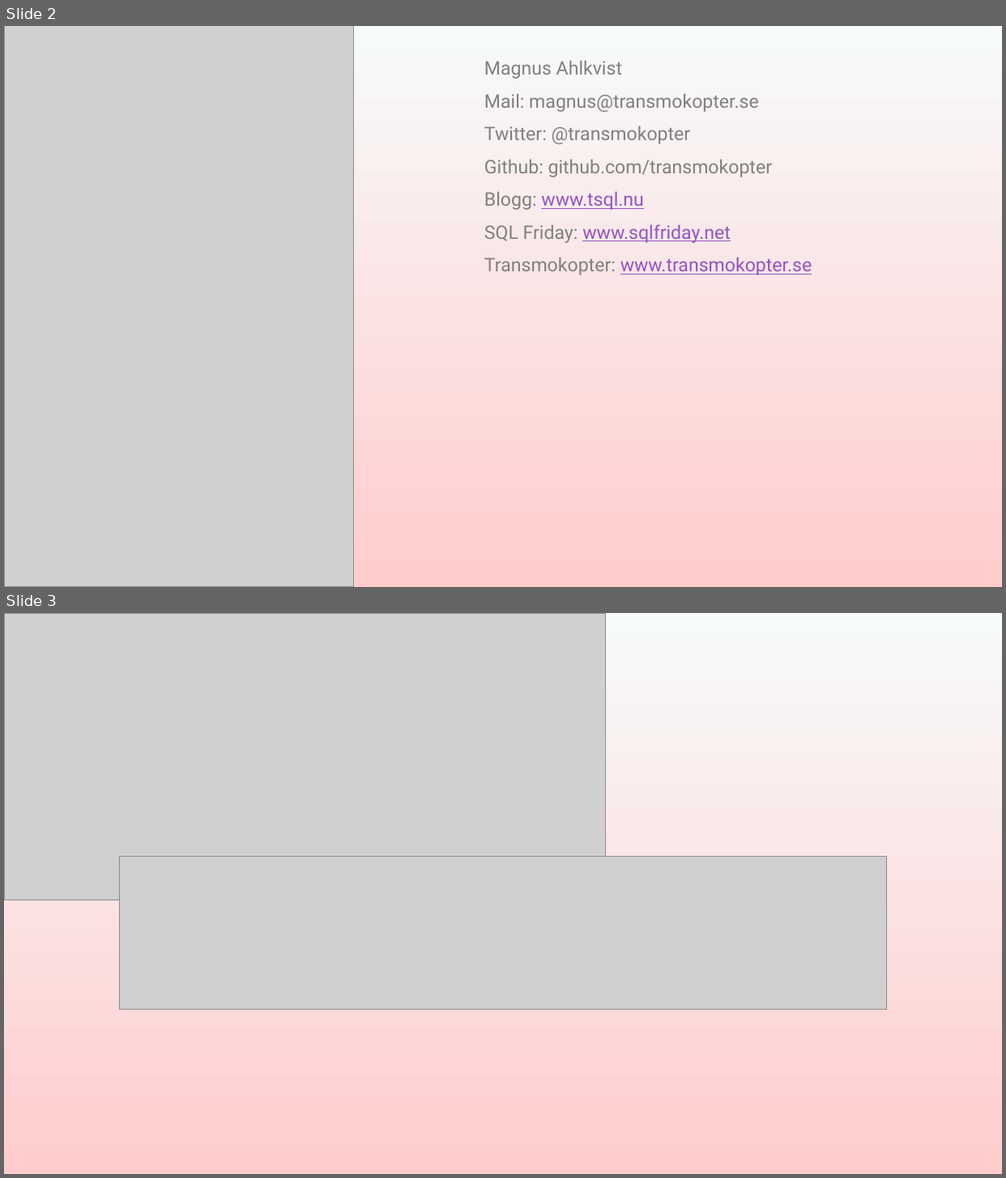
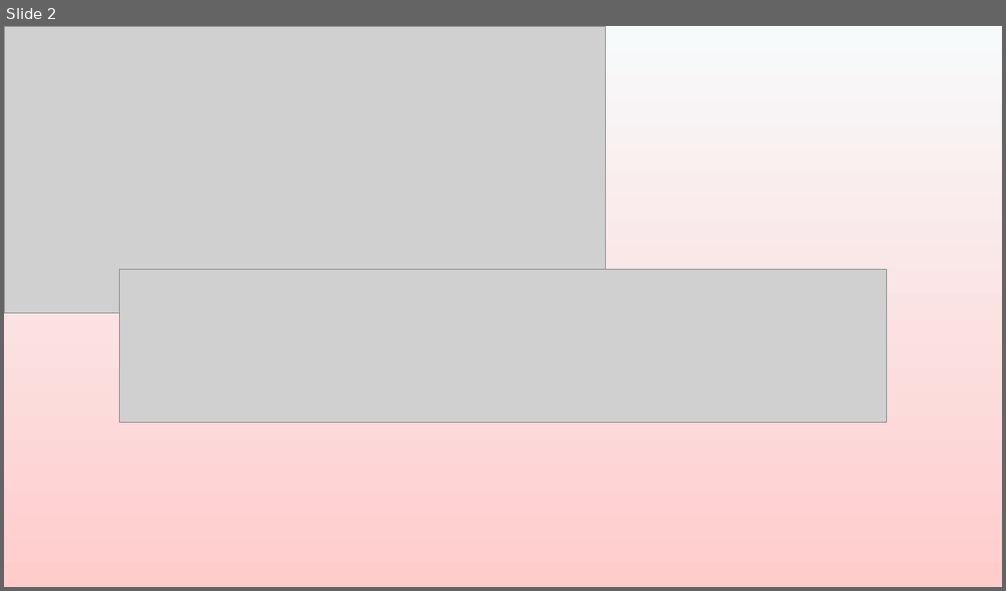
Before and after one commit to transmokopter/Presentations, a slide deck: sql-in-azure-containers/presentation/sql-in-azure-containers.pptx. Shown one above the other, each under a label of ours: slides 2 and 3 before the commit, slide 2 after it. The pictures are 1006x1178 and 1006x591 pixels, drawn with LibreOffice and Linux fonts; fonts in the diff are those of the drawing; grey boxes stand for pictures; background and template pictures are left out. Boxes give left, top, right and bottom in pixels: in the first picture for what was removed or moved away, otherwise in the second. Text is boxed around its words. In the diff, an @@ line names an element or a change of style, - is before the commit and + after.

```diff
--- a/sql-in-azure-containers/presentation/sql-in-azure-containers.pptx
+++ b/sql-in-azure-containers/presentation/sql-in-azure-containers.pptx
@@ slide 2 removed at (4,26,1002,587), background gradient #F7FAFB to #FFCCCC @@
@@ picture removed at (4,26,354,587) @@
@@ subtitle removed at (484,61,812,275) @@
-Magnus Ahlkvist
-Mail: magnus@transmokopter.se
-Twitter: @transmokopter
-Github: github.com/transmokopter
-Blogg: www.tsql.nu
-SQL Friday: www.sqlfriday.net
-Transmokopter: www.transmokopter.se
@@ what was slide 3 is now slide 2 @@
```
Also in this commit, not shown: 1 slide changed, 8 slides added, 47 other files.
